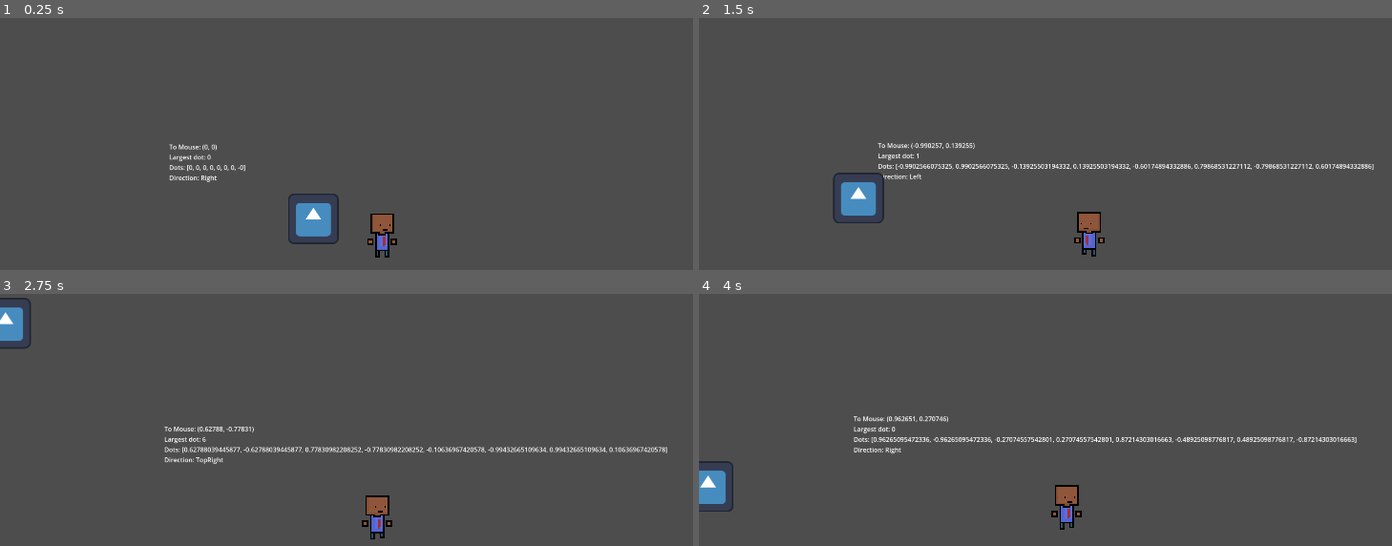
Above: before the commit, frames 1-4 (two rows, left to right).
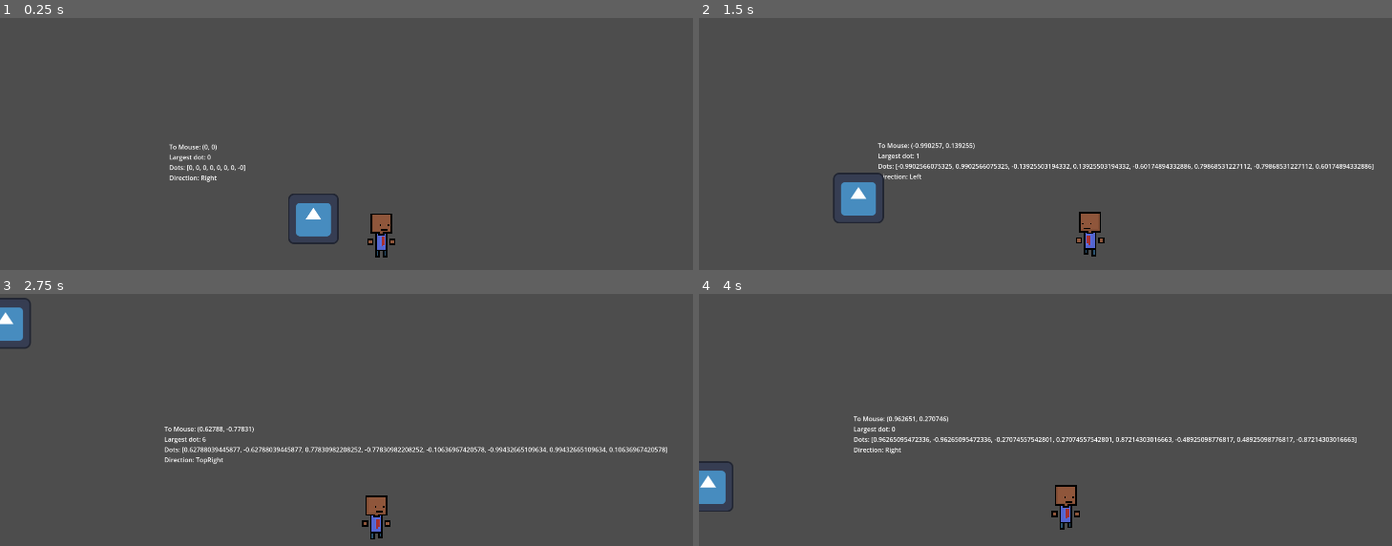
Above: after the commit, the same moments.

Repository: KarumGhag/Hitman-5
Game: Godot game, scene res://World/world.tscn
Same seed, same stepped clock (60 frames per second), same inputs: the game is played once before the commit and once after it. The engine's default icon, where the game draws it, is replaced by a stand-in: a white triangle on a blue panel in a dark square.
Inputs (mouse positions are in pixels of both pictures, inside the frame that each line leads up to):
- Up to frame 1 (0.25 s): no input
- Up to frame 2 (1.5 s): tap Enter at 0.5 s; move the mouse to (1246, 212) at 0.52 s; hold D (right) 0.53-1.28 s; move the mouse to (927, 254) at 1.27 s; hold S (down) from 1.28 s (still down)
- Up to frame 3 (2.75 s): move the mouse to (457, 414) at 2.02 s; release S (down) at 2.03 s; hold D (right) from 2.03 s (still down)
- Up to frame 4 (4 s): move the mouse to (outside the picture) at 2.77 s; release D (right) at 2.78 s; hold W (up) 2.78-3.53 s; tap Space at 3.5 s; move the mouse to (outside the picture) at 3.52 s; hold A (left) from 3.53 s (still down)

The runs differ from the first frame. In frame 1, 0.1% of the frame differs, in the area x 54-58%, y 77-96%; in frame 2, 0.1%; in frame 3, 0.1%; in frame 4, 0.1%, in the area x 52-56%, y 75-93%.

Commit message:
centred sprites

Diff:
--- a/Player/player.tscn
+++ b/Player/player.tscn
@@ -119,7 +119,7 @@
 "slice": "",
 "source": "res://Art/Player/Player.aseprite"
 }
-metadata/_aseprite_wizard_source_file_hash_ = "46f3157d2ed612ced0334d903d55914c"
+metadata/_aseprite_wizard_source_file_hash_ = "54ec901cd50a454acde9dde2e262bc62"
 
 [node name="BodyAnim" type="AnimationPlayer" parent="PlayerBody"]
 libraries = {
@@ -149,7 +149,7 @@
 "slice": "",
 "source": "res://Art/Player/PlayerHead.aseprite"
 }
-metadata/_aseprite_wizard_source_file_hash_ = "c0fd9afa111106dcece1829306c1abbf"
+metadata/_aseprite_wizard_source_file_hash_ = "ffc18d149e3add8ab7b87337fb1e44d1"
 
 [node name="HeadAnim" type="AnimationPlayer" parent="HeadSprite"]
 libraries = {
Binary file changed: Art/Player/Player.aseprite
Binary file changed: Art/Player/PlayerHead.aseprite
Binary file changed: Player/Player.png
Binary file changed: Player/PlayerHead.png
